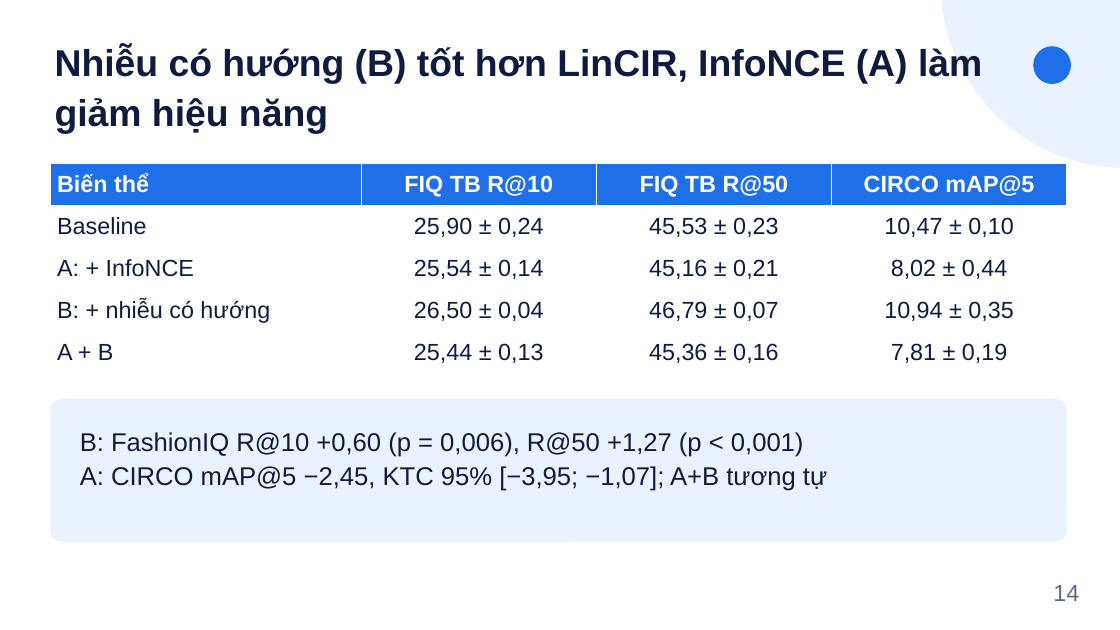
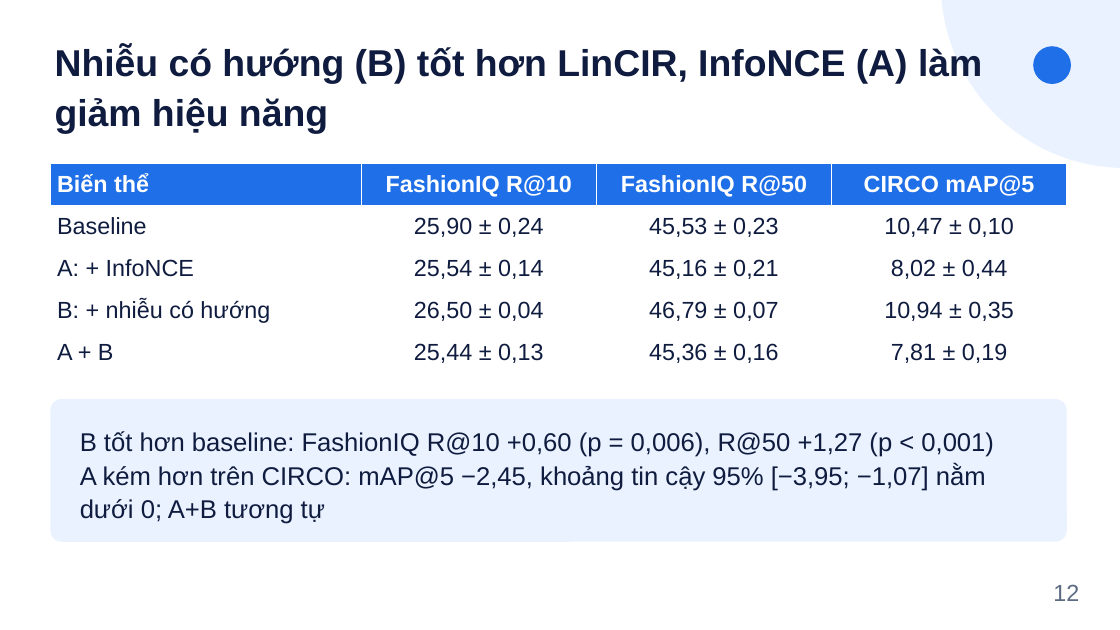
Before and after one commit to tamdv/btl-lincir, a slide deck: slide 12 of slides/Slides_Nhom8_LinCIR.pptx (slide 14 before the commit). Drawn at 1120x630 pixels with LibreOffice and Linux fonts; fonts in the diff are those of the drawing. Boxes give left, top, right and bottom in pixels: in the first picture for what was removed or moved away, otherwise in the second. Text is boxed around its words. In the diff, an @@ line names an element or a change of style, - is before the commit and + after.

```diff
--- a/slides/Slides_Nhom8_LinCIR.pptx
+++ b/slides/Slides_Nhom8_LinCIR.pptx
@@ table at box(50, 164, 1067, 374) @@
-row 1, column 2: FIQ TB R@10
+row 1, column 2: FashionIQ R@10
-row 1, column 3: FIQ TB R@50
+row 1, column 3: FashionIQ R@50
@@ text at box(80, 431, 994, 524): text changed @@
-B: FashionIQ R@10 +0,60 (p = 0,006), R@50 +1,27 (p < 0,001)
-A: CIRCO mAP@5 −2,45, KTC 95% [−3,95; −1,07]; A+B tương tự
+B tốt hơn baseline: FashionIQ R@10 +0,60 (p = 0,006), R@50 +1,27 (p < 0,001)
+A kém hơn trên CIRCO: mAP@5 −2,45, khoảng tin cậy 95% [−3,95; −1,07] nằm dưới 0; A+B tương tự
@@ text at box(1053, 584, 1079, 601): text changed @@
-14
+12
```
Also in this commit, not shown: 12 other slides changed, 1 slide added, 3 slides removed, 19 other files.
